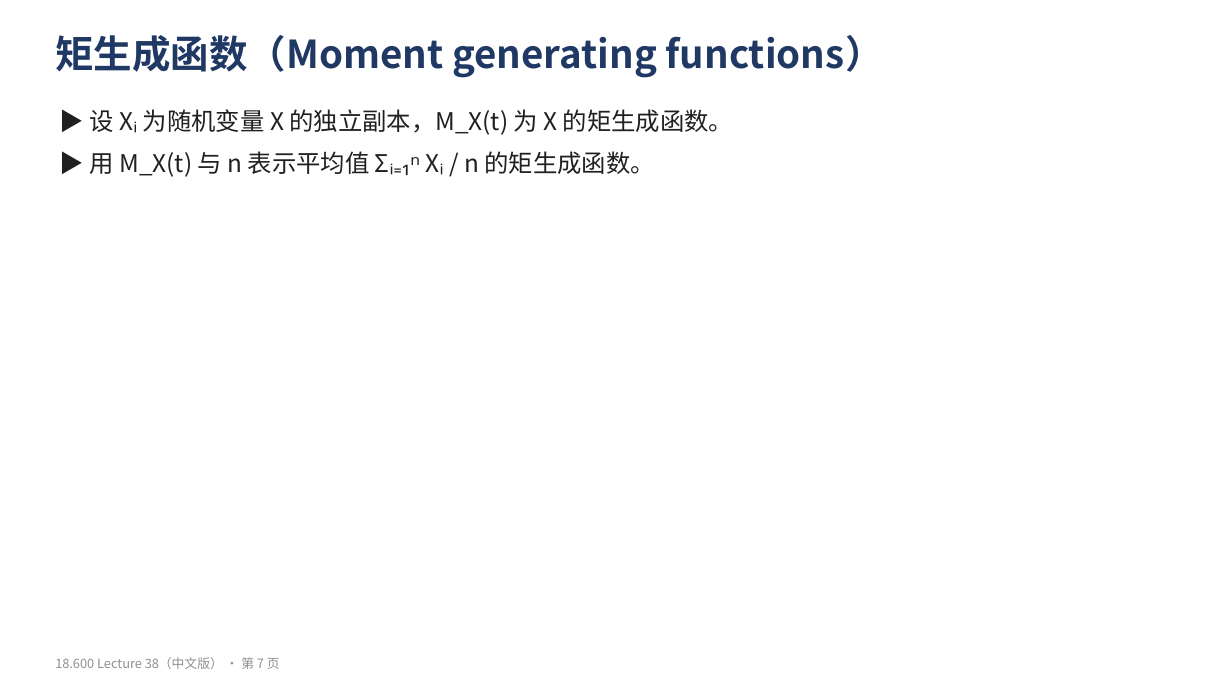
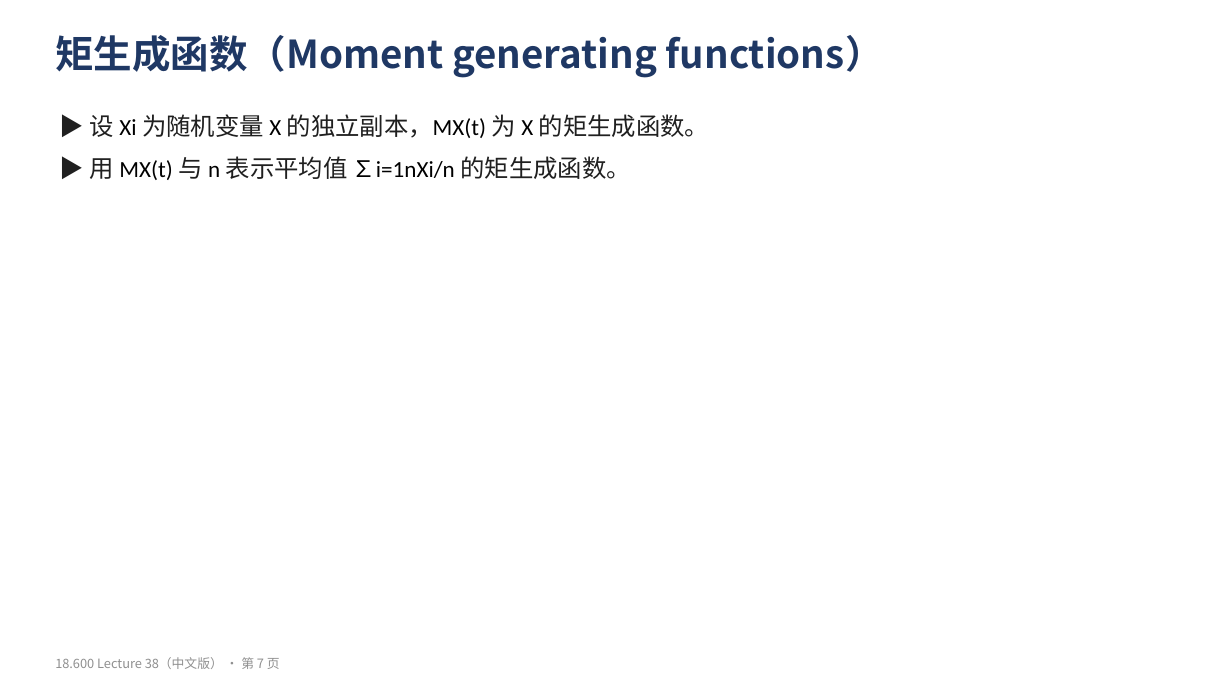
Before and after one commit to yuyangblue/note, a slide deck: slide 7 of 概率论与数理统计/原始材料/MIT18.600/中文版/Lecture38_复习练习_中文.pptx. Drawn at 1232x693 pixels with LibreOffice and Linux fonts; fonts in the diff are those of the drawing. Boxes give left, top, right and bottom in pixels: in the first picture for what was removed or moved away, otherwise in the second. Text is boxed around its words. In the diff, an @@ line names an element or a change of style, - is before the commit and + after.

```diff
--- a/概率论与数理统计/原始材料/MIT18.600/中文版/Lecture38_复习练习_中文.pptx
+++ b/概率论与数理统计/原始材料/MIT18.600/中文版/Lecture38_复习练习_中文.pptx
@@ text at (90,114,709,180): text changed @@
-▶ 设 Xᵢ 为随机变量 X 的独立副本，M_X(t) 为 X 的矩生成函数。
-▶ 用 M_X(t) 与 n 表示平均值 Σᵢ₌₁ⁿ Xᵢ / n 的矩生成函数。
+▶ 设 Xi 为随机变量 X 的独立副本，MX(t) 为 X 的矩生成函数。
+▶ 用 MX(t) 与 n 表示平均值 ∑i=1nXi/n 的矩生成函数。
```
Also in this commit, not shown: 13 other slides changed, 20 other files.
